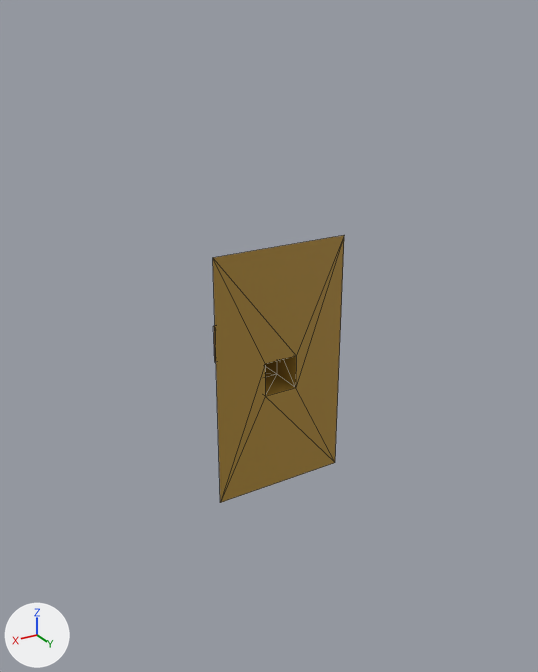
The glTF model modelo.glb: old version first, new version second.
Rendered twice from a 50 mm lens placed at (19.8, 35.7, 18.4), pointed at (-1.1, 0.8, 1.0). The axes (+X, +Y, +Z) are drawn at lower left. The lights are the same throughout. Mesh edges are drawn as thin lines. Where no turn or scale is listed for an object, it has been applied to the vertices. Vertices at the same position are counted once.

Objects in the first picture: 'Plano'.
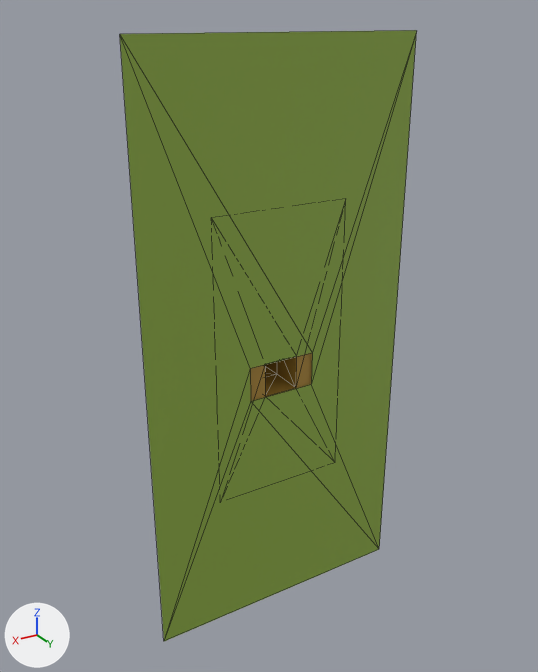
The newer file is also turned or shifted as a whole; pictures and numbers use the older file's frame.

Location of each change, (x1, y1, x2, y2) in pixels of the pictures (538 x 672 px; the box of a moved part takes in the faces that stretch with it):
'Plano.001', added (green)
    after: (120, 30, 417, 641)
'Plano', reshaped
    before: (213, 235, 344, 503)
    after: (250, 353, 312, 401)
part 1 of me_plano_001, moved or reshaped
    before: (213, 235, 344, 502)
    after: (250, 353, 312, 401)

Edits to the bpy script that builds the scene:
```text
Add mat_material_003:
    mat_material_003 = principled_material('Material.003')
    mat_material_003.base_color = (0.288, 0.442, 0.0643)  # green #92b148
Change me_plano_001:
    where me_plano_001.from_pydata(...)  # 37 vertices, 68 faces; spans x -4.0..4.0, y -8.0..0.0, z -7.0..7.5
    used by ob_plano; location = (0.0, 4.0, 0.0)
    me_plano_001 part 1
    me_plano_001.vertices[1].co: (-4.0, 0.0, 7.5) -> (-4.0, 0.0, 9.5)  # pixel (344, 235) -> not seen
    me_plano_001.vertices[5].co: (4.0, 0.0, 7.5) -> (4.0, 0.0, 9.5)  # pixel (212, 257) -> pixel (211, 217)
Add me_plano_002:
    me_plano_002.from_pydata([(-8.0, 0.1, -15.7), (-8.0, 0.1, 17.2), (2.0, 0.1, 0.5), (2.0, 0.1, -1.5), (8.0, 0.1, -15.7), (8.0, 0.1, 17.2), (-2.0, 0.1, 0.5), (-2.0, 0.1, -1.5)], [], [(3, 7, 0), (3, 0, 4), (7, 6, 1), (7, 1, 0), (2, 4, 5), (6, 2, 5), (6, 5, 1), (4, 2, 3)])
    me_plano_002.materials.append(mat_material_003)  # green #92b148
Add ob_plano_001:
    ob_plano_001 = bpy.data.objects.new('Plano.001', me_plano_002)
    ob_plano_001.location = (0.0, 4.0, 0.5)
```
